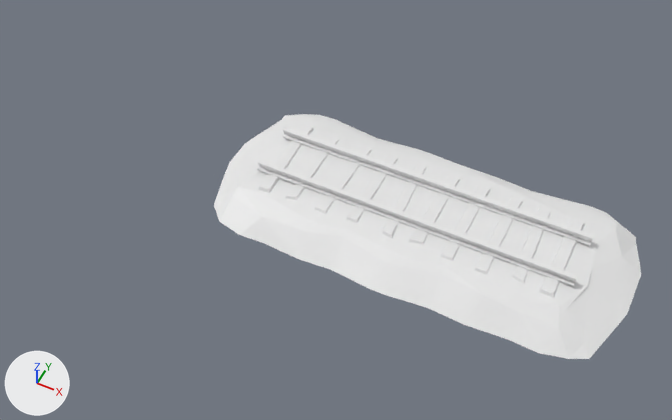
What one commit did to the FBX model Assets/Model/orbital.fbx.
The view is the same before and after, from a 50 mm camera at (-0.08, 5.27, 9.75) aimed at (-2.44, 9.99, 3.85). Lighting does not change. The marker at lower left points along +X, +Y and +Z. Where no turn or scale is listed for an object, it has been applied to the vertices.

The older version as bpy lines, for what is in view:
```python
me_网格_066 = bpy.data.meshes.new('网格.066')
me_网格_066.from_pydata(...)  # 225 vertices, 255 faces; spans x -294.0..300.0, y -78.0..33.0, z -138.0..1159.0
me_网格_066.materials.append(mat_orbital)  # white #e7e7e7
ob_orbital = bpy.data.objects.new('orbital', me_网格_066)
ob_orbital.location = (-3.101, 10.102, 4.14)
ob_orbital.rotation_euler = (1.571, 0.0, 1.571)  # degrees (90, 0, 90)
ob_orbital.scale = (0.00272, 0.00272, 0.00272)
```
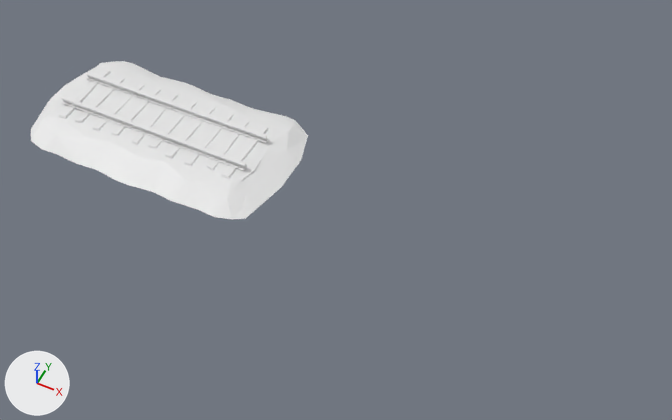
Patch to the scene script:
```diff
--- a/Assets/Model/orbital.fbx.py
+++ b/Assets/Model/orbital.fbx.py
@@ me_网格_066 @@
 me_网格_066.from_pydata(...)  # 225 vertices, 255 faces; spans x -294.0..300.0, y -78.0..33.0, z -138.0..1159.0
 # used by ob_orbital; location = (-3.101, 10.102, 4.14); rotation_euler = (1.571, 0.0, 1.571), in degrees (90, 0, 90); scale = (0.00272, 0.00272, 0.00272)
-me_网格_066.materials.append(mat_orbital)  # white #e7e7e7
+# me_网格_066 part 1: the loose piece of 8 vertices spanning x -151.0..151.0, y -8.0..6.0, z 327.0..369.0 is moved by (2.0, 12.0, -505.0), in mat_orbital_2 (white #e7e7e7)
+# me_网格_066 part 2: the loose piece of 8 vertices spanning x -159.0..159.0, y -8.0..6.0, z 225.0..280.0 is moved by (2.0, 12.0, -505.0), in mat_orbital_2 (white #e7e7e7)
+# me_网格_066 part 3: the loose piece of 8 vertices spanning x -147.0..155.0, y -8.0..6.0, z 524.0..574.0 is moved by (2.0, 12.0, -505.0), in mat_orbital_2 (white #e7e7e7)
+# me_网格_066 part 4: the loose piece of 8 vertices spanning x -156.0..159.0, y -8.0..6.0, z 422.0..483.0 is moved by (2.0, 12.0, -505.0), in mat_orbital_2 (white #e7e7e7)
+# me_网格_066 part 5: the loose piece of 8 vertices spanning x -151.0..151.0, y -8.0..6.0, z 918.0..965.0 is moved by (2.0, 12.0, -505.0), in mat_orbital_2 (white #e7e7e7)
+# me_网格_066 part 6: the loose piece of 8 vertices spanning x -144.0..156.0, y -8.0..6.0, z 818.0..878.0 is moved by (2.0, 12.0, -505.0), in mat_orbital_2 (white #e7e7e7)
+# me_网格_066 part 7: the loose piece of 8 vertices spanning x -161.0..156.0, y -8.0..6.0, z 730.0..775.0 is moved by (2.0, 12.0, -505.0), in mat_orbital_2 (white #e7e7e7)
+# me_网格_066 part 8: the loose piece of 8 vertices spanning x -158.0..160.0, y -8.0..6.0, z 627.0..672.0 is moved by (2.0, 12.0, -505.0), in mat_orbital_2 (white #e7e7e7)
+# me_网格_066 part 9: the loose piece of 8 vertices spanning x -156.0..145.0, y -8.0..6.0, z 126.0..168.0 is moved by (2.0, 12.0, -505.0), in mat_orbital_2 (white #e7e7e7)
+# me_网格_066 part 10: the loose piece of 8 vertices spanning x -159.0..159.0, y -8.0..6.0, z 23.0..81.0 is moved by (2.0, 12.0, -505.0), in mat_orbital_2 (white #e7e7e7)
+# me_网格_066 part 11: the loose piece of 24 vertices spanning x -93.0..-69.0, y 5.0..33.0, z 0.0..1000.0 is moved by (2.0, 12.0, -505.0), in mat_orbital_2 (white #e7e7e7)
+# me_网格_066 part 12: the loose piece of 24 vertices spanning x 69.0..93.0, y 5.0..33.0, z 0.0..1000.0 is moved by (2.0, 12.0, -505.0), in mat_orbital_2 (white #e7e7e7)
+# me_网格_066 part 13: the loose piece of 97 vertices spanning x -294.0..300.0, y -78.0..4.0, z -138.0..1159.0 is deleted
+me_网格_066.materials.append(mat_orbital_2)  # white #e7e7e7
@@ ob_orbital @@
 ob_orbital = bpy.data.objects.new('orbital', me_网格_066)
-ob_orbital.location = (-3.101, 10.102, 4.14)
+ob_orbital.location = (-4.215, 10.096, 4.006)
 ob_orbital.rotation_euler = (1.571, 0.0, 1.571)  # degrees (90, 0, 90)
-ob_orbital.scale = (0.00272, 0.00272, 0.00272)
+ob_orbital.scale = (0.00233, 0.00192, 0.00192)
@@ ob_orbital_001 @@
+ob_orbital_001 = bpy.data.objects.new('orbital.001', me_网格_001)  # 97 vertices, 151 faces; spans x -1.24..1.26, y -0.68..0.7, z -0.13..0.03; in mat_orbital (white #e7e7e7)
+ob_orbital_001.location = (-4.215, 10.096, 4.006)
```

What differs and where, as boxes (x1, y1, x2, y2) in the pictures (672 x 420 px; the box of a moved part takes in the faces that stretch with it):
'orbital', reshaped, moved, rescaled (51% narrower, 55% shorter)
    before: (214, 114, 641, 359)
    after: (59, 70, 269, 179)
'orbital.001', added
    after: (31, 61, 308, 219)
part 1 of me_网格_066, moved or reshaped
    before: (347, 156, 398, 223)
    after: (112, 89, 160, 137)
part 2 of me_网格_066, moved or reshaped
    before: (315, 145, 372, 214)
    after: (92, 82, 145, 131)
part 3 of me_网格_066, moved or reshaped
    before: (409, 175, 460, 245)
    after: (148, 100, 197, 149)
part 4 of me_网格_066, moved or reshaped
    before: (382, 164, 427, 238)
    after: (132, 94, 178, 145)
part 5 of me_网格_066, moved or reshaped
    before: (539, 219, 585, 298)
    after: (221, 126, 269, 179)
part 6 of me_网格_066, moved or reshaped
    before: (511, 207, 551, 284)
    after: (207, 119, 249, 171)
part 7 of me_网格_066, moved or reshaped
    before: (474, 197, 523, 275)
    after: (184, 113, 233, 166)
part 8 of me_网格_066, moved or reshaped
    before: (440, 186, 491, 261)
    after: (165, 107, 216, 159)
part 9 of me_网格_066, moved or reshaped
    before: (285, 137, 339, 200)
    after: (75, 77, 125, 123)
part 10 of me_网格_066, moved or reshaped
    before: (258, 125, 314, 193)
    after: (59, 70, 111, 119)
part 11 of me_网格_066, moved or reshaped
    before: (257, 160, 577, 286)
    after: (61, 96, 247, 171)
part 12 of me_网格_066, moved or reshaped
    before: (283, 127, 594, 246)
    after: (86, 72, 269, 143)
part 13 of me_网格_066, deleted
    before: (214, 114, 641, 359)
